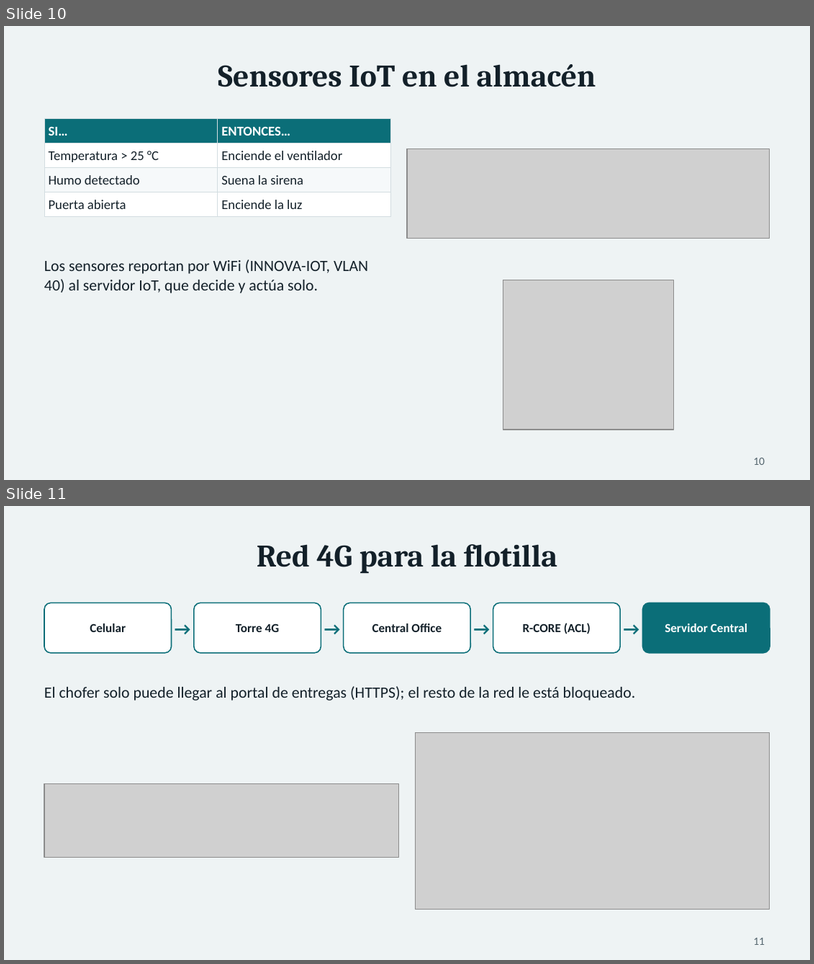
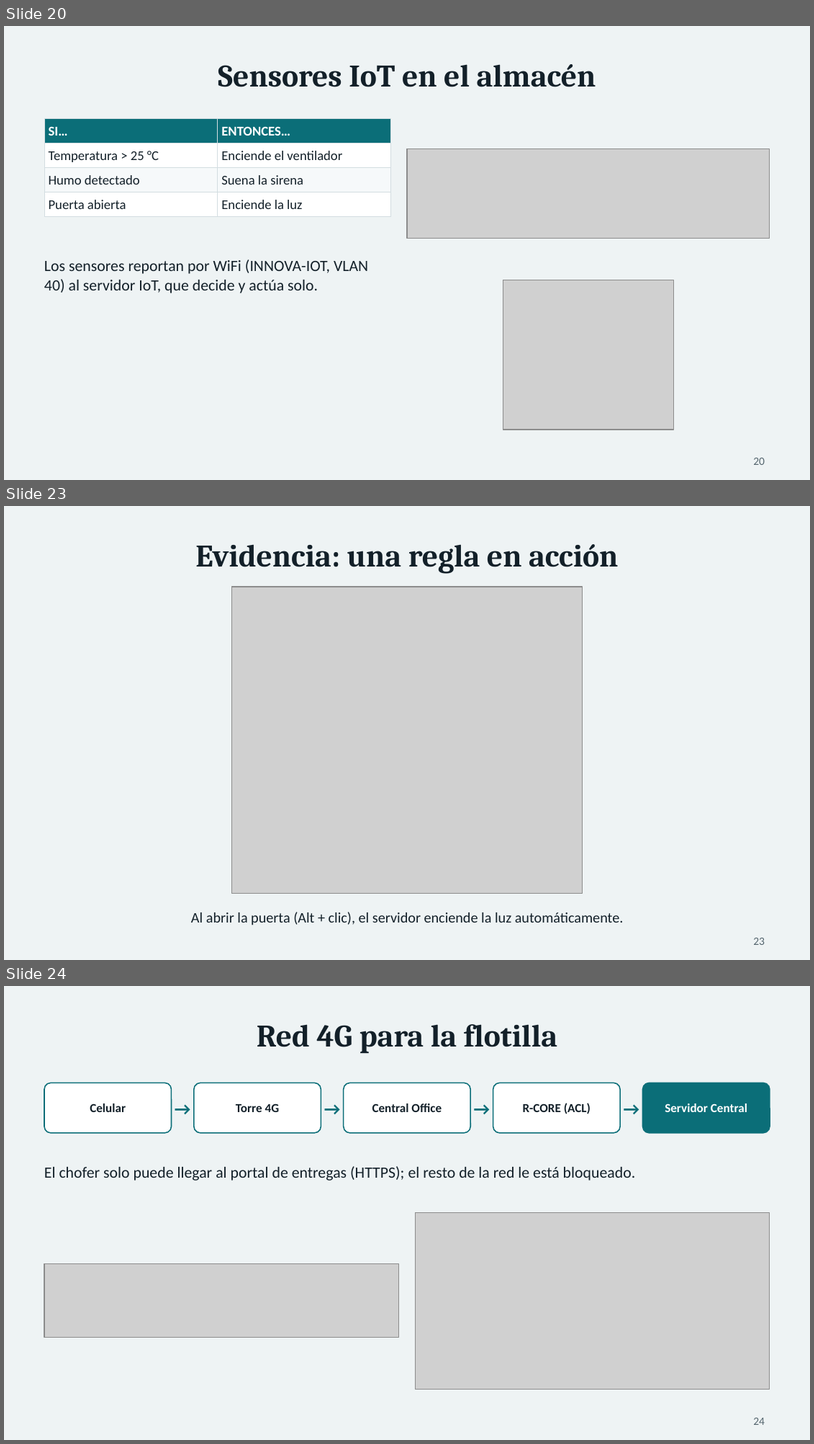
Before and after one commit to USX22/inalambricreds2, a slide deck: entregables/Presentacion_InnovaLogistics.pptx. Shown one above the other, each under a label of ours: slides 10 and 11 before the commit, slides 20, 23 and 24 after it; the slides between them are not shown. The pictures are 814x964 and 814x1444 pixels, drawn with LibreOffice and Linux fonts; fonts in the diff are those of the drawing; grey boxes stand for pictures. Boxes give left, top, right and bottom in pixels: in the first picture for what was removed or moved away, otherwise in the second. Text is boxed around its words. In the diff, an @@ line names an element or a change of style, - is before the commit and + after.

```diff
--- a/entregables/Presentacion_InnovaLogistics.pptx
+++ b/entregables/Presentacion_InnovaLogistics.pptx
@@ slide 23 added at [4, 506, 810, 960], background #EEF3F4 @@
@@ title added at [196, 544, 618, 574], 28 pt, text #132029, bold @@
+Evidencia: una regla en acción
@@ picture added at [232, 587, 582, 893] @@
@@ text added at [191, 911, 624, 925], 13 pt, text #132029 @@
+Al abrir la puerta (Alt + clic), el servidor enciende la luz automáticamente.
@@ page number added at [754, 937, 765, 944], 10 pt, text #55666F @@
+23
@@ what was slide 10 is now slide 20 @@
@@ page number at [754, 457, 765, 464]: text changed @@
-10
+20
@@ what was slide 11 is now slide 24 @@
@@ page number at [754, 1417, 765, 1424]: text changed @@
-11
+24
```
Also in this commit, not shown: 14 other slides added, 14 other files.
